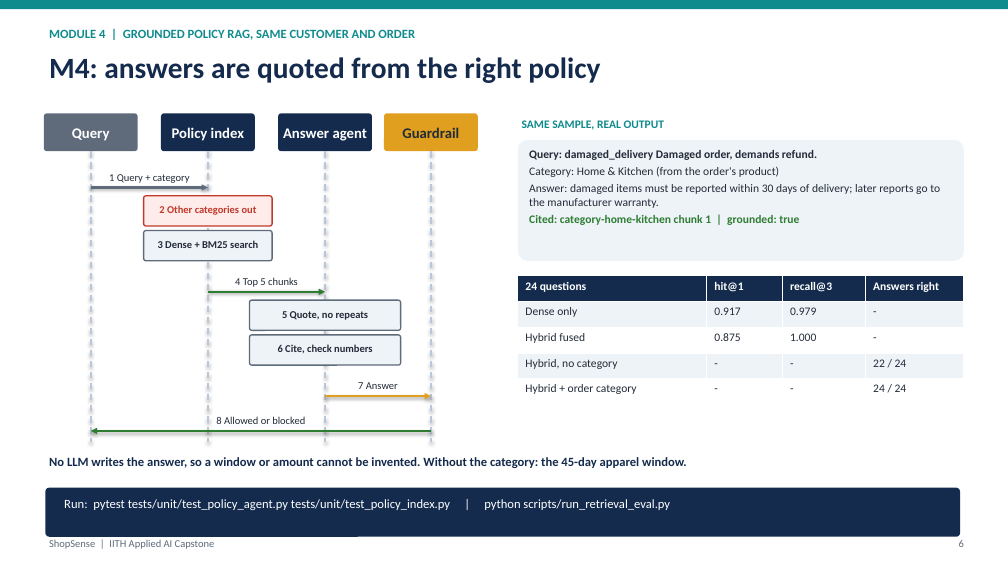
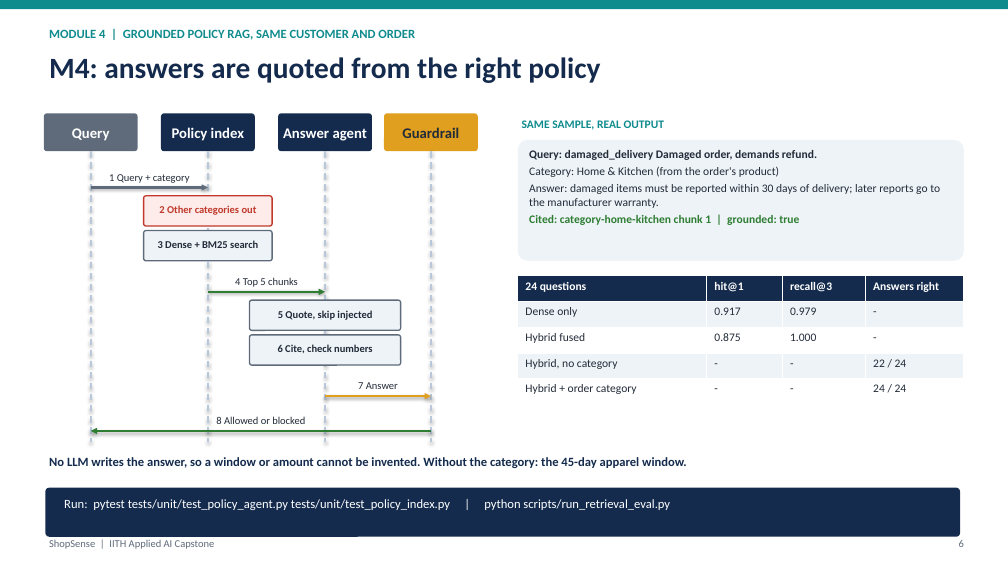
Before and after one commit to abhraj786/iith-ai-capstone-shopsense, a slide deck: slide 6 of docs/deck/iith-ai-capstone-shopsense.pptx. Drawn at 1008x567 pixels with LibreOffice and Linux fonts; fonts in the diff are those of the drawing. Boxes give left, top, right and bottom in pixels: in the first picture for what was removed or moved away, otherwise in the second. Text is boxed around its words. In the diff, an @@ line names an element or a change of style, - is before the commit and + after.

Commit message:
M4: never quote instruction-like policy text; log retrieval eval to Langfuse as scores

```diff
--- a/docs/deck/iith-ai-capstone-shopsense.pptx
+++ b/docs/deck/iith-ai-capstone-shopsense.pptx
@@ text at [278, 310, 372, 320]: text changed @@
-5 Quote, no repeats
+5 Quote, skip injected
```
Also in this commit, not shown: 2 other slides changed, 6 other files.
